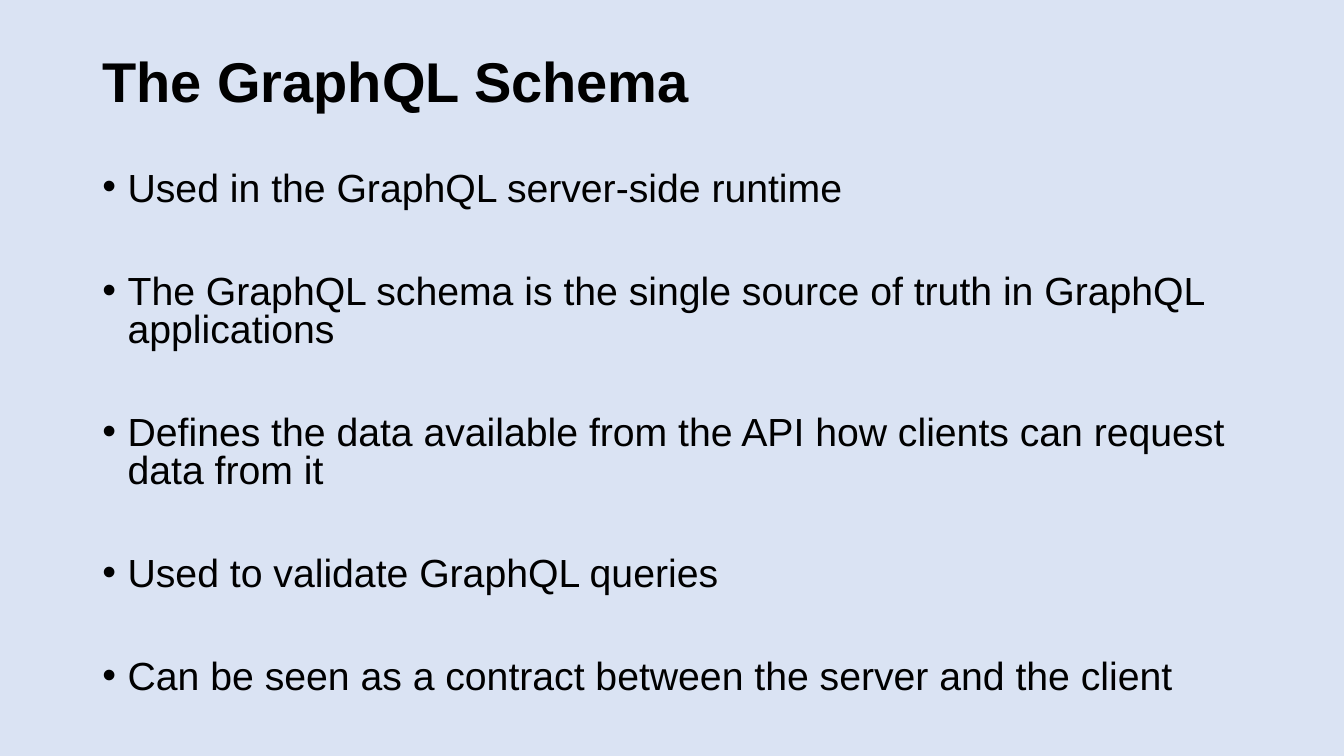
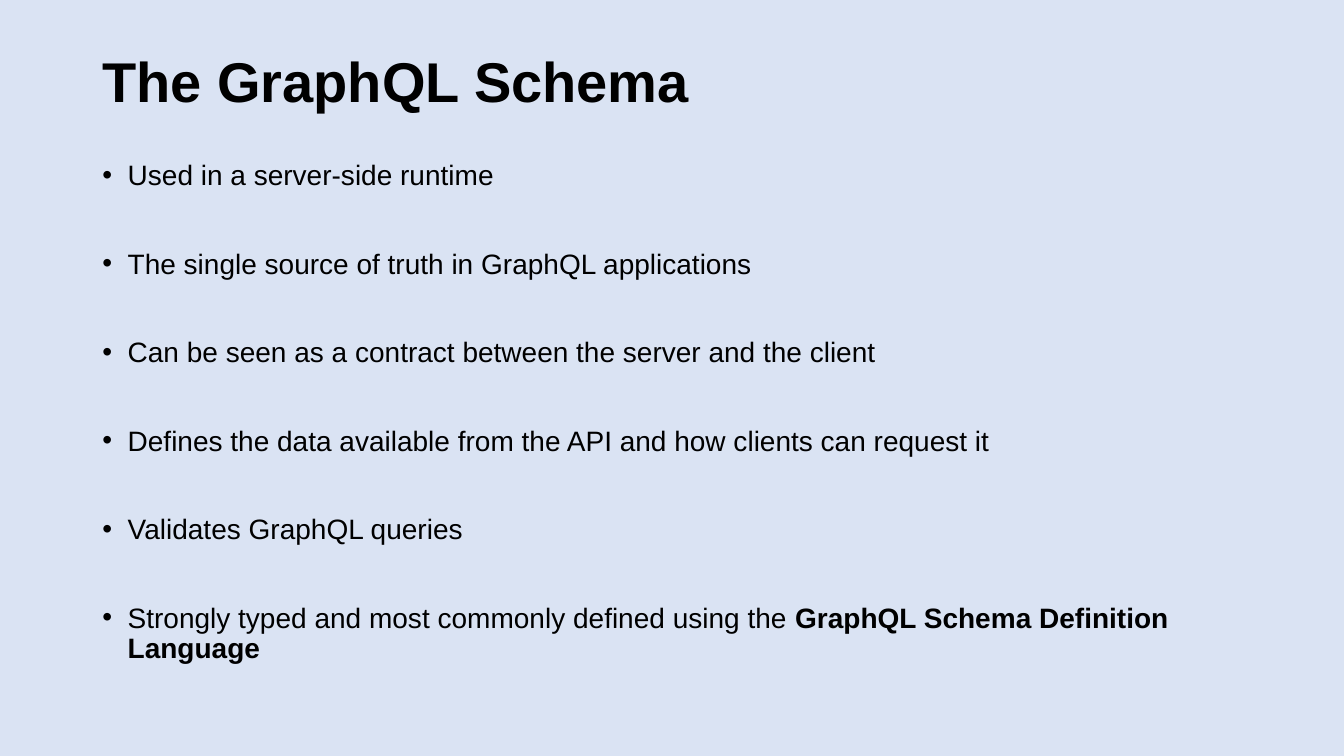
Before and after one commit to patelg123/graphql-presentation, a slide deck: slide 9 of current.pptx. Drawn at 1344x756 pixels with LibreOffice and Linux fonts; fonts in the diff are those of the drawing. Boxes give left, top, right and bottom in pixels: in the first picture for what was removed or moved away, otherwise in the second. Text is boxed around its words. In the diff, an @@ line names an element or a change of style, - is before the commit and + after.

```diff
--- a/current.pptx
+++ b/current.pptx
@@ text "Used in a server-side runtime": place and size @@
-text "Used in a server-side runtime" at [128, 173, 1225, 691]
+text "Used in a server-side runtime" at [128, 164, 1168, 663]
@@ text at [128, 164, 751, 279]: text changed; size 28 to 20 pt @@
-• Used in the GraphQL server-side runtime
-• The GraphQL schema is the single source of truth in GraphQL applications
-• Defines the data available from the API how clients can request data from it
-• Used to validate GraphQL queries
+• Used in a server-side runtime
+• The single source of truth in GraphQL applications
@@ text at [128, 341, 875, 363]: size 28 to 20 pt in "Can be seen as a contract between ..."; line spacing 0.8 to 0.9 @@
@@ text at [128, 430, 1168, 663]: paragraphs added @@
+• Defines the data available from the API and how clients can request it
+• Validates GraphQL queries
+• Strongly typed and most commonly defined using the GraphQL Schema Definition Language
```
Also in this commit, not shown: 5 other slides changed, 2 slides added, 1 slide removed, 1 other file.
